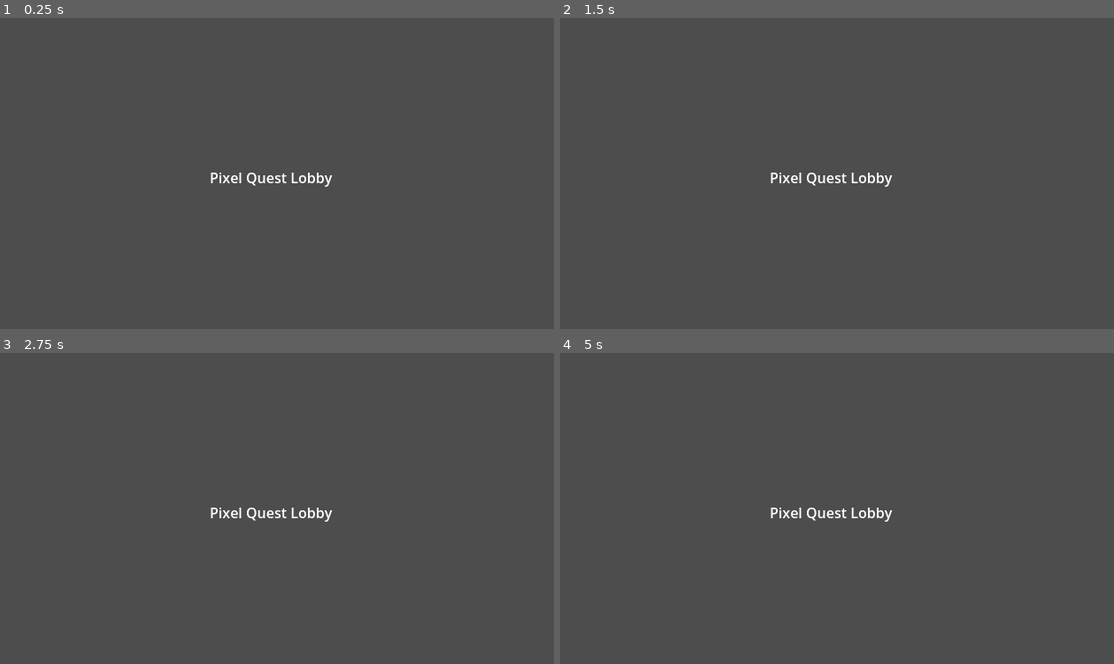
Above: before the commit, frames 1-4 (two rows, left to right).
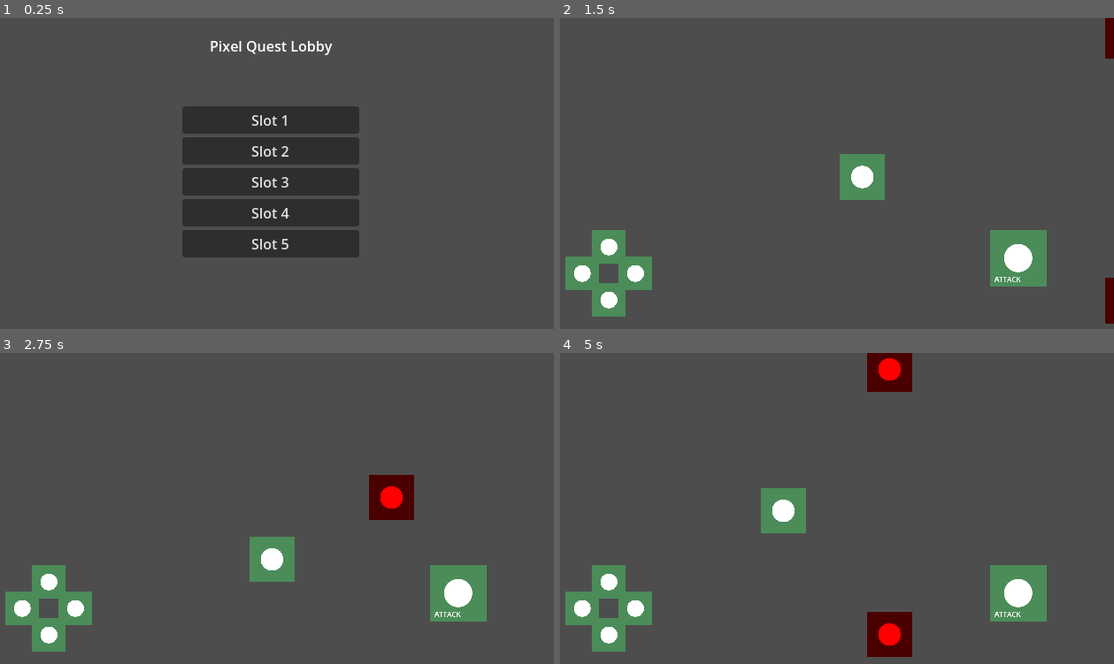
Above: after the commit, the same moments.

Repository: kimmb3217-droid/rpg
Game: Godot game, scene res://Scenes/Lobby.tscn
The game is run twice, just before and just after one commit, with the same random seed, the same clock (stepped at 60 frames per second) and the same inputs.
Inputs (mouse positions are in pixels of both pictures, inside the frame that each line leads up to):
- Up to frame 1 (0.25 s): no input
- Up to frame 2 (1.5 s): click (831, 120) at 0.5 s, where only the run after the commit has a clickable "Slot 1"; tap Enter (ui_accept) at 1.25 s; hold Right (ui_right) from 1.28 s (still down)
- Up to frame 3 (2.75 s): tap Enter (ui_accept) at 1.52, 2.27 s; release Right (ui_right) at 2.03 s; hold Down (ui_down) from 2.03 s (still down)
- Up to frame 4 (5 s): release Down (ui_down) at 2.78 s; hold Right (ui_right) 2.78-3.53 s; hold Up (ui_up) 3.53-4.28 s; tap Enter (ui_accept) at 3.77, 4.52 s; hold Left (ui_left) from 4.28 s (still down)

The runs differ from the first frame. In frame 1, 14% of the frame differs, in the area x 32-65%, y 7-77%; in frame 2, 6.2%; in frame 3, 7.1%; in frame 4, 8.0%.

Commit message:
오류 수정

Diff:
--- a/Scenes/Lobby.tscn
+++ b/Scenes/Lobby.tscn
@@ -1,4 +1,6 @@
-[gd_scene format=3 uid="uid://d3x5b3tq18uac"]
+[gd_scene load_steps=2 format=3 uid="uid://d3x5b3tq18t9c"]
+
+[ext_resource type="Script" path="res://Scripts/Lobby.gd" id="1_x2y3z"]
 
 [node name="Lobby" type="Control"]
 layout_mode = 3
@@ -7,20 +9,57 @@
 anchor_bottom = 1.0
 grow_horizontal = 2
 grow_vertical = 2
+script = ExtResource("1_x2y3z")
 
 [node name="Label" type="Label" parent="."]
+layout_mode = 1
+anchors_preset = 5
+anchor_left = 0.5
+anchor_right = 0.5
+offset_left = -60.5
+offset_top = 20.0
+offset_right = 60.5
+offset_bottom = 43.0
+grow_horizontal = 2
+text = "Pixel Quest Lobby"
+horizontal_alignment = 1
+
+[node name="VBoxContainer" type="VBoxContainer" parent="."]
 layout_mode = 1
 anchors_preset = 8
 anchor_left = 0.5
 anchor_top = 0.5
 anchor_right = 0.5
 anchor_bottom = 0.5
-offset_left = -60.5
-offset_top = -11.5
-offset_right = 60.5
-offset_bottom = 11.5
+offset_left = -100.0
+offset_top = -80.0
+offset_right = 100.0
+offset_bottom = 120.0
 grow_horizontal = 2
 grow_vertical = 2
-text = "Pixel Quest Lobby"
-horizontal_alignment = 1
-vertical_alignment = 1
+
+[node name="Slot0" type="Button" parent="VBoxContainer"]
+layout_mode = 2
+text = "Slot 1"
+
+[node name="Slot1" type="Button" parent="VBoxContainer"]
+layout_mode = 2
+text = "Slot 2"
+
+[node name="Slot2" type="Button" parent="VBoxContainer"]
+layout_mode = 2
+text = "Slot 3"
+
+[node name="Slot3" type="Button" parent="VBoxContainer"]
+layout_mode = 2
+text = "Slot 4"
+
+[node name="Slot4" type="Button" parent="VBoxContainer"]
+layout_mode = 2
+text = "Slot 5"
+
+[connection signal="pressed" from="VBoxContainer/Slot0" to="." method="_on_slot_0_pressed"]
+[connection signal="pressed" from="VBoxContainer/Slot1" to="." method="_on_slot_1_pressed"]
+[connection signal="pressed" from="VBoxContainer/Slot2" to="." method="_on_slot_2_pressed"]
+[connection signal="pressed" from="VBoxContainer/Slot3" to="." method="_on_slot_3_pressed"]
+[connection signal="pressed" from="VBoxContainer/Slot4" to="." method="_on_slot_4_pressed"]
--- a/Scenes/MainLevel.tscn
+++ b/Scenes/MainLevel.tscn
@@ -1,3 +1,21 @@
-[gd_scene format=3 uid="uid://m1a2i3n4l5e6"]
+[gd_scene load_steps=4 format=3 uid="uid://m1a2i3n4l5e6"]
+
+[ext_resource type="PackedScene" uid="uid://cf67d2k0tqq8b" path="res://Scenes/Player.tscn" id="1_a1b1"]
+[ext_resource type="PackedScene" uid="uid://e4x1a2b3c4d5" path="res://UI/MobileUI.tscn" id="2_c2d2"]
+[ext_resource type="PackedScene" uid="uid://b1c2d3e4f5g6" path="res://Scenes/Enemy.tscn" id="3_e3f3"]
 
 [node name="MainLevel" type="Node2D"]
+
+[node name="MobileUI" parent="." instance=ExtResource("2_c2d2")]
+
+[node name="Player" parent="." instance=ExtResource("1_a1b1")]
+position = Vector2(320, 180)
+
+[node name="Enemy1" parent="." instance=ExtResource("3_e3f3")]
+position = Vector2(100, 100)
+
+[node name="Enemy2" parent="." instance=ExtResource("3_e3f3")]
+position = Vector2(500, 100)
+
+[node name="Enemy3" parent="." instance=ExtResource("3_e3f3")]
+position = Vector2(500, 250)
--- a/Scripts/GameManager.gd
+++ b/Scripts/GameManager.gd
@@ -39,8 +39,7 @@
 
 # 사망 시 호출
 func on_player_died():
-	# 부활/포기 선택 UI를 띄우도록 시그널이나 씬 호출
-	pass
+	get_tree().change_scene_to_file("res://Scenes/DeathUI.tscn")
 
 # 부활 처리
 func revive_player(cost: int):
--- a/Scripts/Lobby.gd
+++ b/Scripts/Lobby.gd
@@ -1,10 +1,9 @@
 extends Control
 
 func _ready():
-	# UI 로드 후 각 슬롯 버튼에 데이터 표시 (생략 가능)
 	print("Lobby loaded. Total Currency: ", GameManager.total_currency)
 
-func _on_slot_pressed(index: int):
+func _process_slot(index: int):
 	print("Slot selected: ", index)
 	var slot = GameManager.slots[index]
 	if not slot["is_active"]:
@@ -14,5 +13,10 @@
 		print("Loading existing character in slot ", index)
 		GameManager.current_slot_index = index
 
-	# 게임 메인 씬으로 전환
 	get_tree().change_scene_to_file("res://Scenes/MainLevel.tscn")
+
+func _on_slot_0_pressed(): _process_slot(0)
+func _on_slot_1_pressed(): _process_slot(1)
+func _on_slot_2_pressed(): _process_slot(2)
+func _on_slot_3_pressed(): _process_slot(3)
+func _on_slot_4_pressed(): _process_slot(4)
Not shown: 1 places in Scenes/DeathUI.tscn that only renumber resources
Not shown, added: Scripts/DeathUI.gd.uid
Not shown, added: Scripts/Lobby.gd.uid
Not shown, added: icon.svg.import
